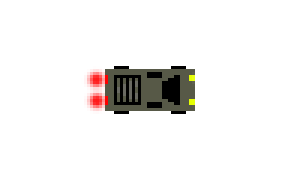
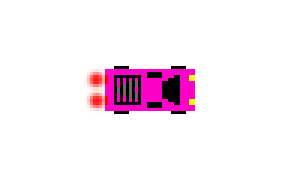
Two versions of the same layered image (300 x 180). Layer-by-layer changes:
added layer "Layer 1 copy" above "Layer 1" over left=105, top=69, right=195, bottom=111
hid "Layer 1" over left=105, top=69, right=195, bottom=111
